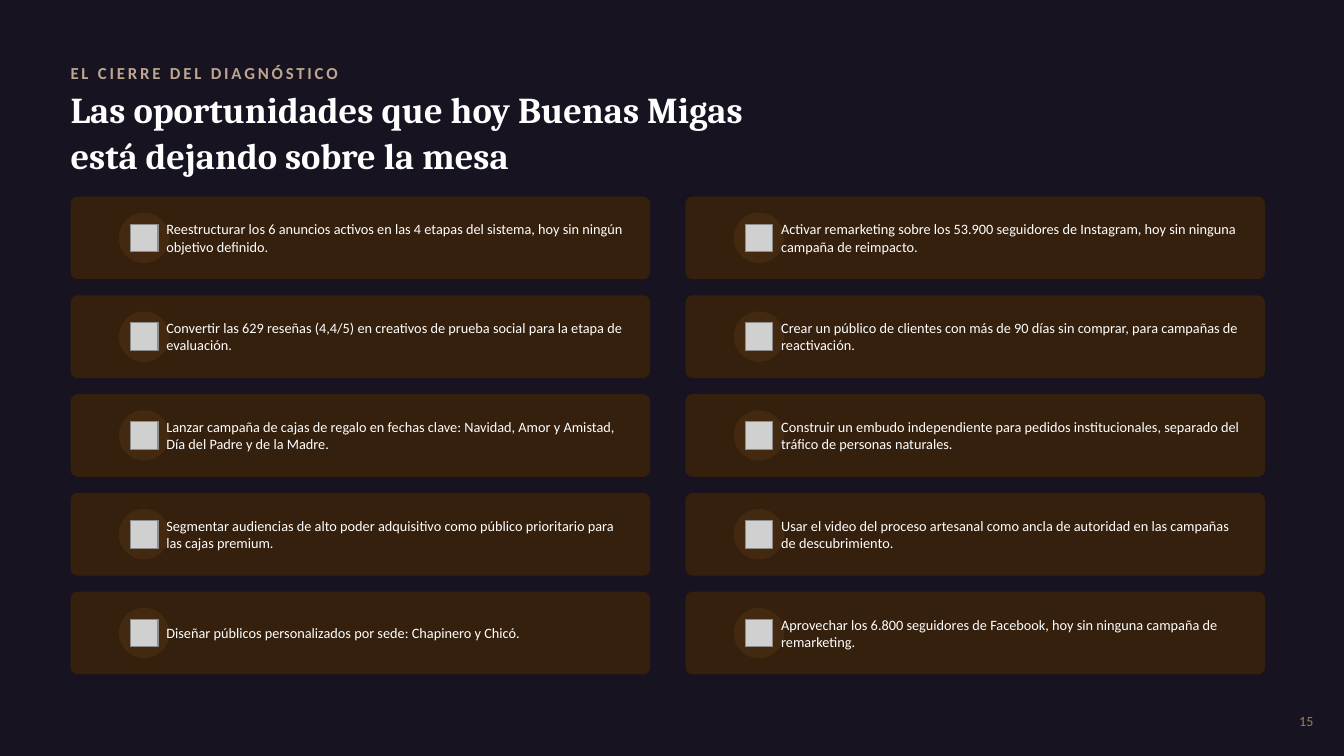
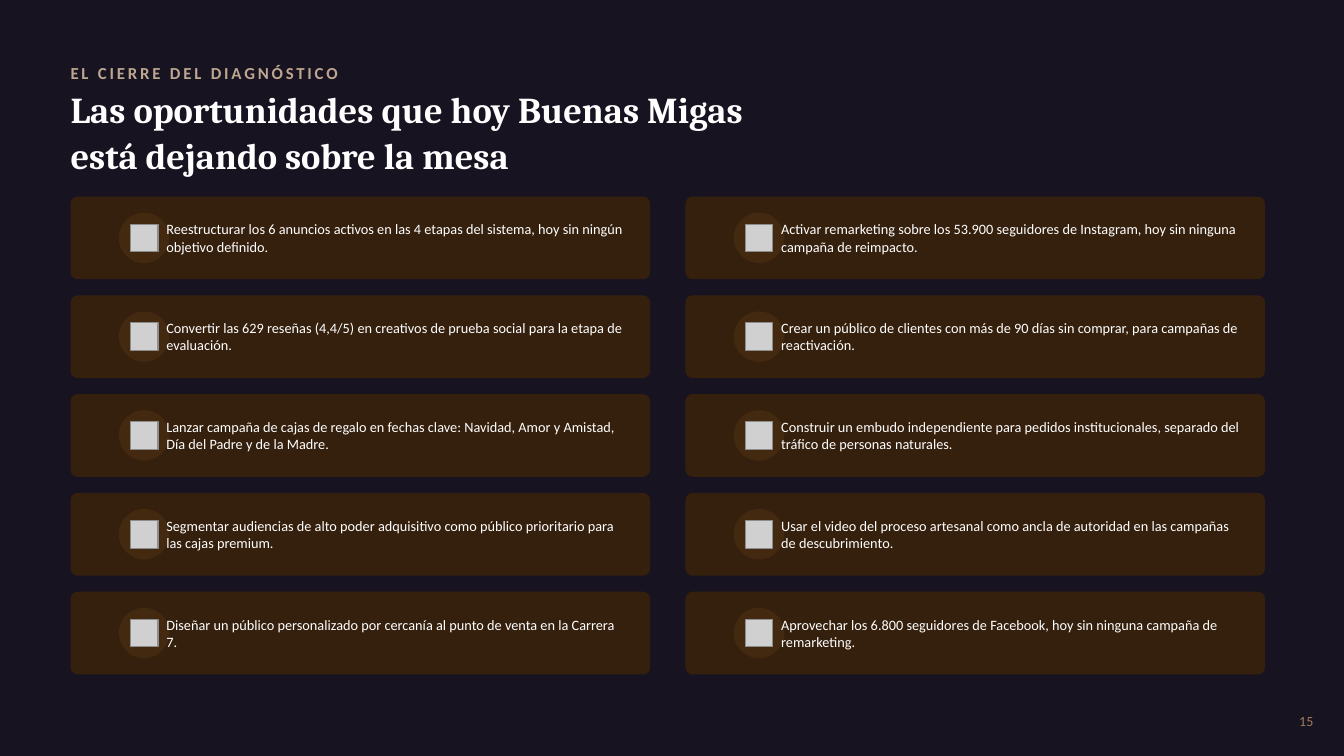
Before and after one commit to rozoerik-eng/Presentaciones-y-varios, a slide deck: slide 15 of Panadería Buenas Migas - Estrategia Meta Ads/Buenas_Migas_Meta_Ads.pptx. Drawn at 1344x756 pixels with LibreOffice and Linux fonts; fonts in the diff are those of the drawing; grey boxes stand for pictures. Boxes give left, top, right and bottom in pixels: in the first picture for what was removed or moved away, otherwise in the second. Text is boxed around its words. In the diff, an @@ line names an element or a change of style, - is before the commit and + after.

```diff
--- a/Panadería Buenas Migas - Estrategia Meta Ads/Buenas_Migas_Meta_Ads.pptx
+++ b/Panadería Buenas Migas - Estrategia Meta Ads/Buenas_Migas_Meta_Ads.pptx
@@ text at (166,620,615,647): text changed @@
-Diseñar públicos personalizados por sede: Chapinero y Chicó.
+Diseñar un público personalizado por cercanía al punto de venta en la Carrera 7.
```
Also in this commit, not shown: 6 other slides changed.
